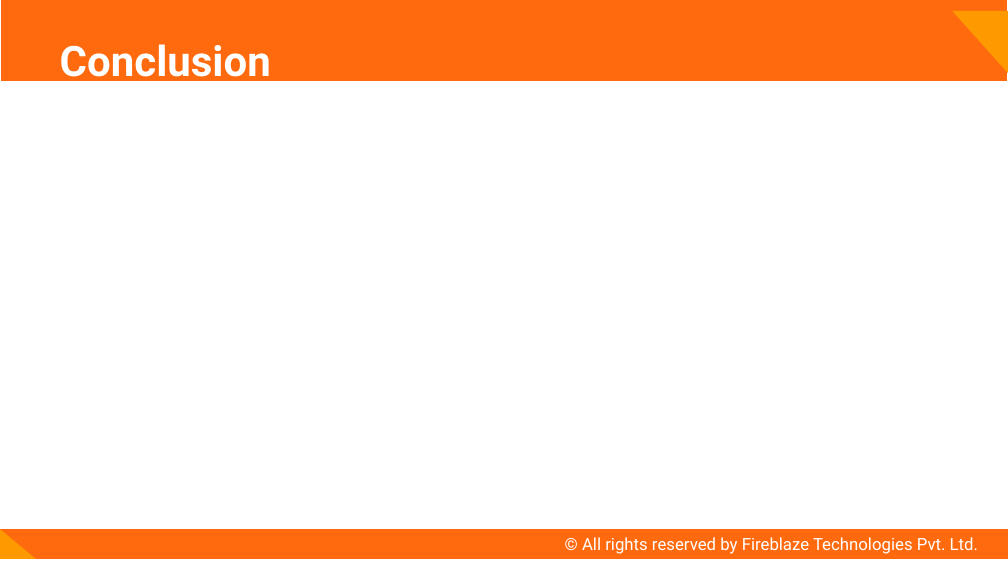
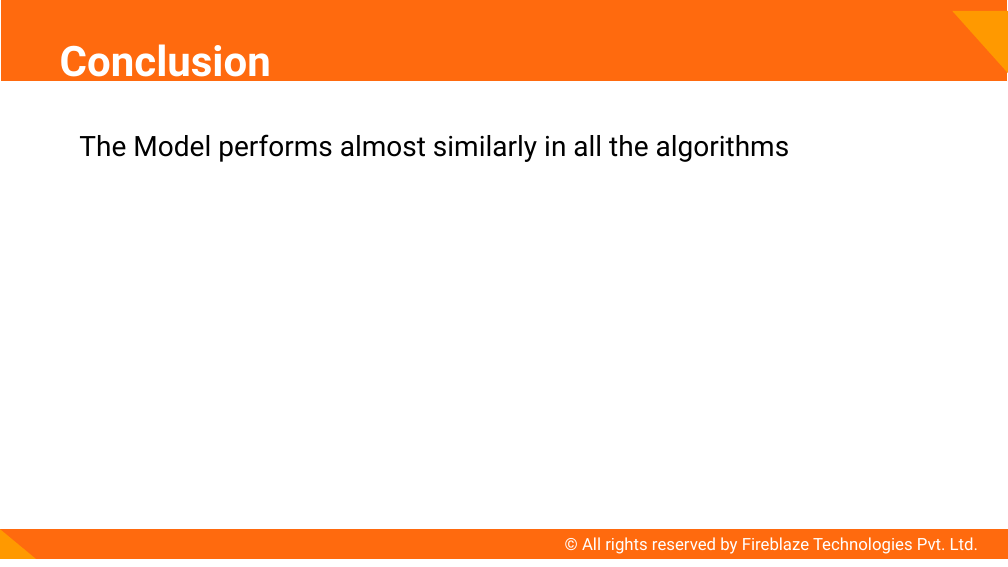
Before and after one commit to bhavesh-1995/fireblazework, a slide deck: slide 10 of fireblaze work/project2/presentationformidtermexammlds/blackFriday.pptx (slide 9 before the commit). Drawn at 1008x567 pixels with LibreOffice and Linux fonts; fonts in the diff are those of the drawing. Boxes give left, top, right and bottom in pixels: in the first picture for what was removed or moved away, otherwise in the second. Text is boxed around its words. In the diff, an @@ line names an element or a change of style, - is before the commit and + after.

```diff
--- a/fireblaze work/project2/presentationformidtermexammlds/blackFriday.pptx
+++ b/fireblaze work/project2/presentationformidtermexammlds/blackFriday.pptx
@@ text added at box(79, 134, 790, 162), 20 pt, text #000000 @@
+The Model performs almost similarly in all the algorithms
```
Also in this commit, not shown: 6 other slides changed, 19 other files.
